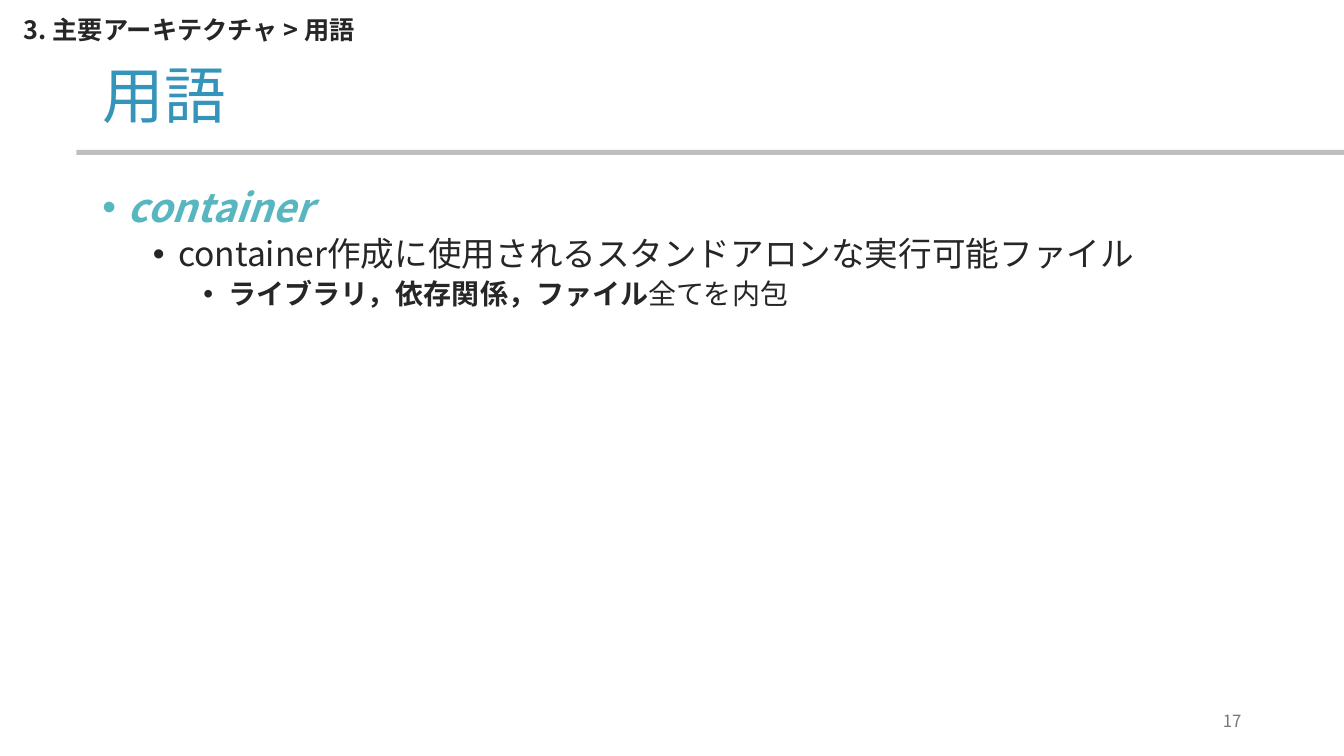
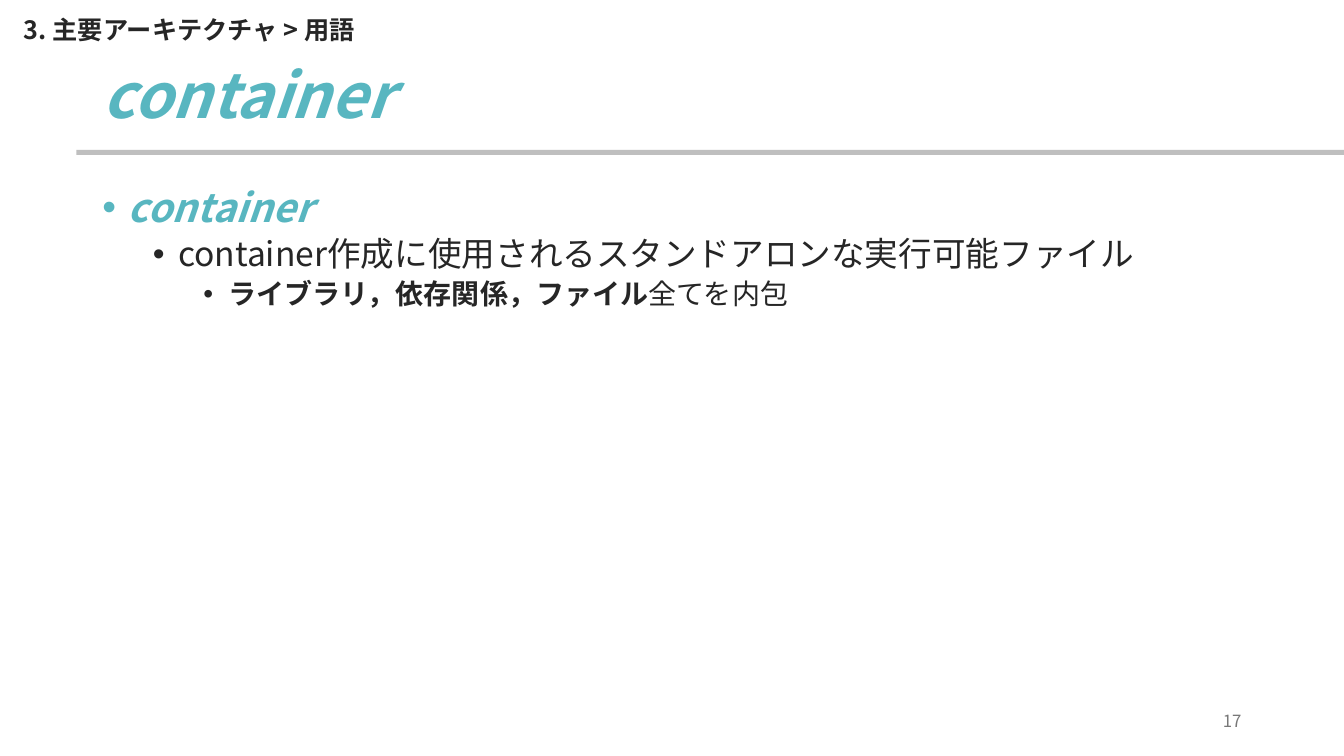
Before and after one commit to yamada-ai/java-prac, a slide deck: slide 17 of docker-container.pptx. Drawn at 1344x756 pixels with LibreOffice and Linux fonts; fonts in the diff are those of the drawing; background and template pictures are left out. Boxes give left, top, right and bottom in pixels: in the first picture for what was removed or moved away, otherwise in the second. Text is boxed around its words. In the diff, an @@ line names an element or a change of style, - is before the commit and + after.

```diff
--- a/docker-container.pptx
+++ b/docker-container.pptx
@@ title at [102, 68, 392, 119]: text changed; text colour #3494BA to #58B6C0; bold on; italic on @@
-用語
+container
```
Also in this commit, not shown: 7 other slides changed, 2 slides added.
